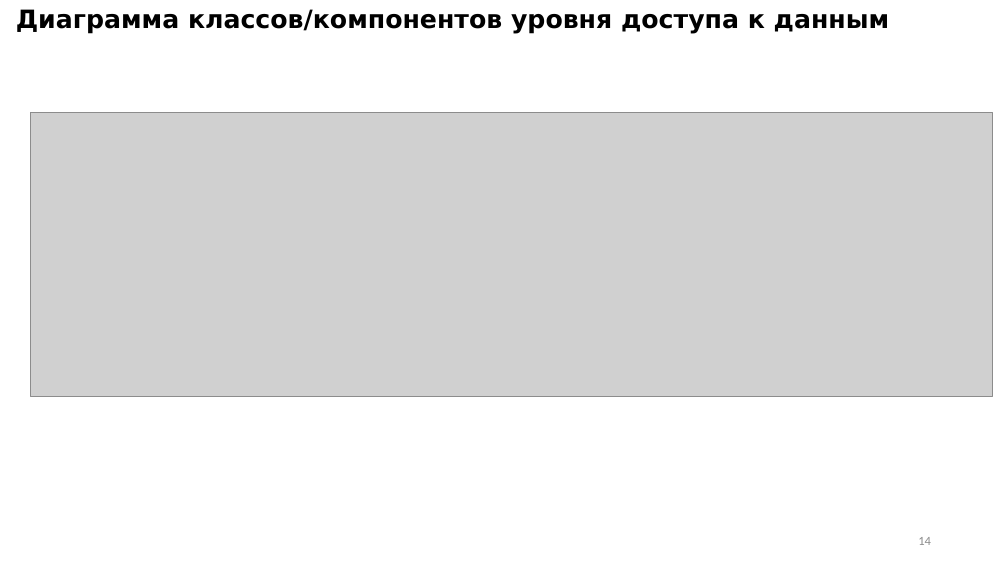
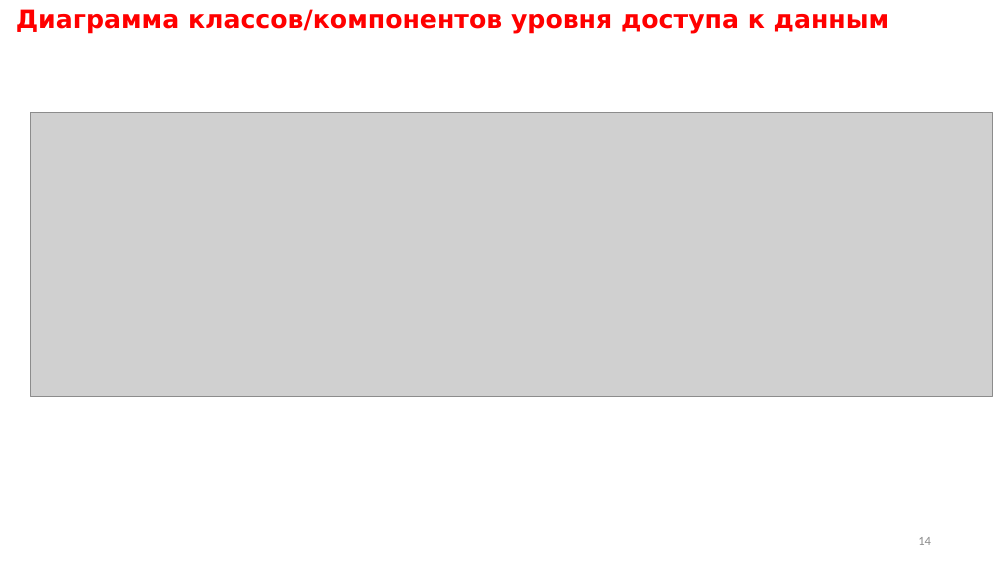
Before and after one commit to nans1996/GAR, a slide deck: slide 14 of ПРИ115-РПС-КП_03.pptx. Drawn at 1008x567 pixels with LibreOffice and Linux fonts; fonts in the diff are those of the drawing; grey boxes stand for pictures. Boxes give left, top, right and bottom in pixels: in the first picture for what was removed or moved away, otherwise in the second. Text is boxed around its words. In the diff, an @@ line names an element or a change of style, - is before the commit and + after.

```diff
--- a/ПРИ115-РПС-КП_03.pptx
+++ b/ПРИ115-РПС-КП_03.pptx
@@ text "Диаграмма классов/компонентов уровня доступа к ..." at (16,9,890,34): text colour #000000 to #FF0000 @@
```
Also in this commit, not shown: 1 other file.
